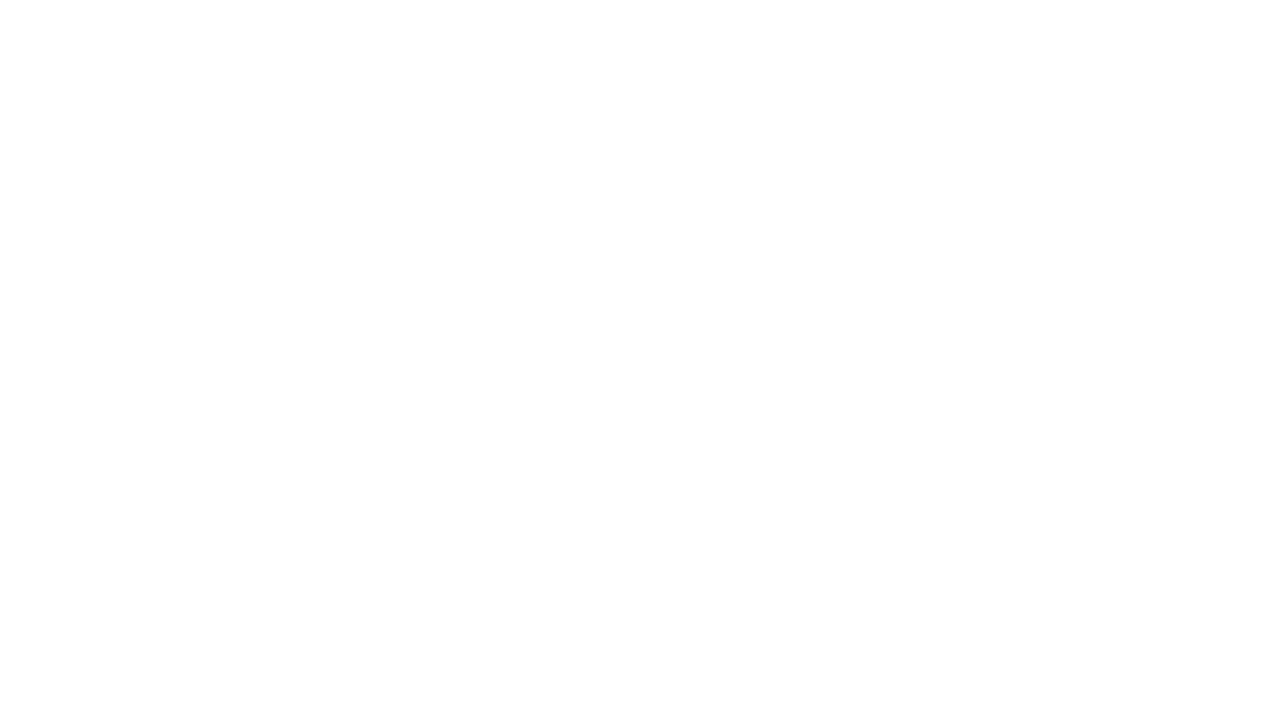
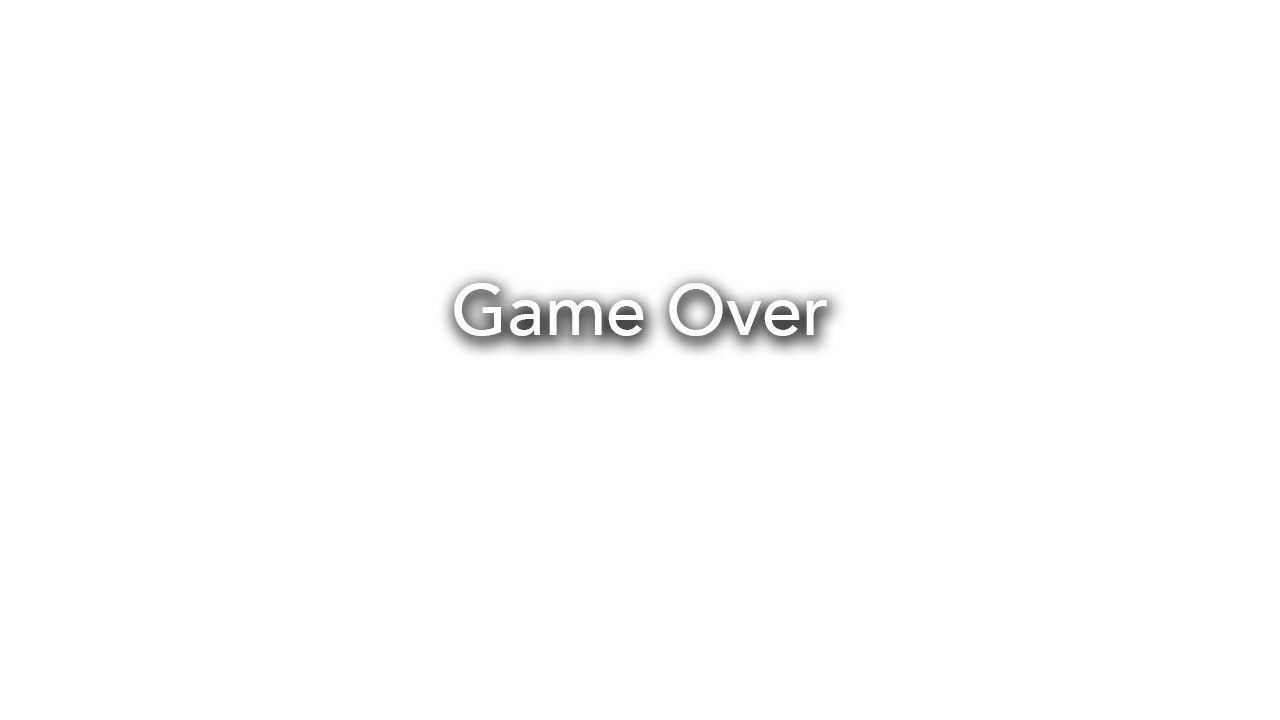
Before/after of a w=1280, h=720 layered artwork. What changed in the layer stack:
added group "Game Over" (1st of 2) with 1 layers above "Tutorial Move Desktop" over [454, 283, 827, 336]
added layer "Game Over" (2nd of 2, in "Game Over") in group "Game Over" over [454, 283, 827, 336]
hid group "Credits" (2 layers) over [439, 270, 846, 359]
